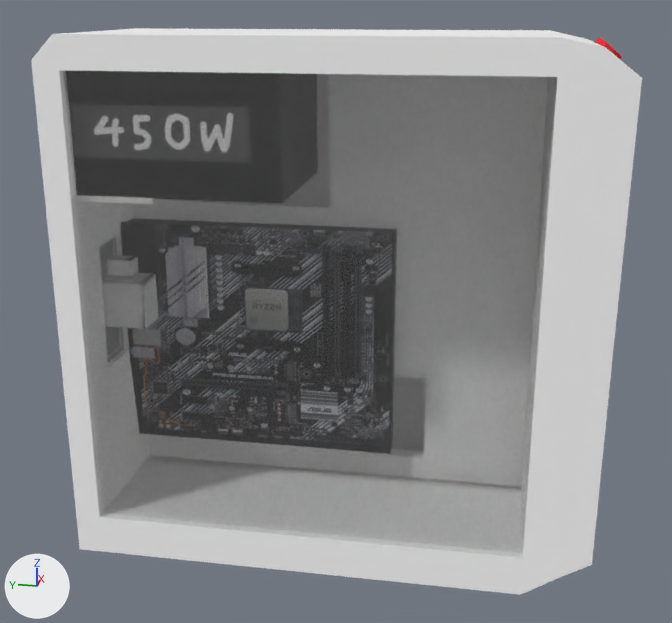
A saved change to the Blender file PC Model/PC.blend.
Rendered twice from a 50 mm lens placed at (-14.21, -1.38, 7.4), pointed at (-0.48, 1.05, 2.79). Every picture has the same lights, and +X, +Y and +Z are marked at lower left.

In view in the first picture: 'Case', 'Cube'.
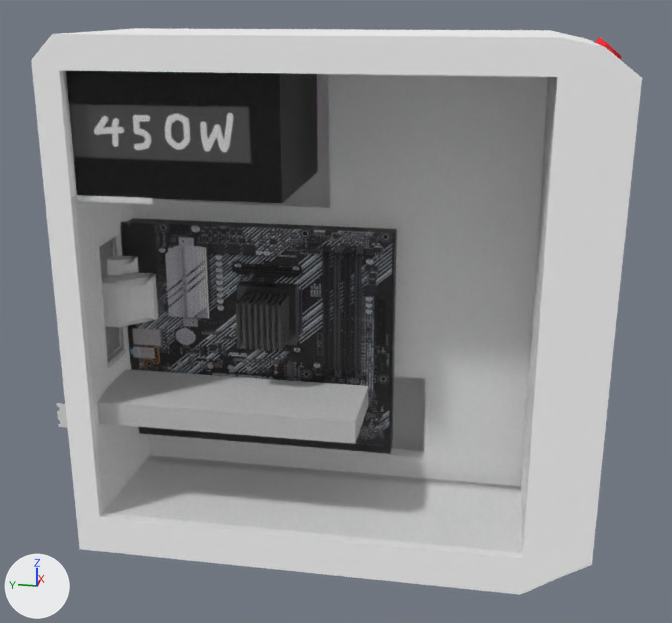
Changed parts and their boxes [x1, y1, x2, y2] in the pictures (672 x 623 px):
```json
{"object": "Cube", "change": "recoloured, surface changed", "before": [62, 71, 553, 558], "after": [62, 71, 553, 558]}
{"object": "Cube.004", "change": "added", "after": [56, 403, 68, 428]}
```

The change, as JSON lines over the scene's bpy script:
```json
{"block": "mat_glass_paen", "where": "n2 = _N.new('ShaderNodeBsdfGlass'); n2.name = 'Glass BSDF'"}
{"op": "set", "path": "n2.inputs[0].default_value", "old": "(0.448, 0.448, 0.448, 0.0)", "new": "(0.053, 0.053, 0.053, 0.0)", "note": "'Color', grey #b3b3b3 -> 'Color', black #414141"}
{"block": "mat_glass_paen", "where": "n3 = _N.new('ShaderNodeMixShader'); n3.name = 'Mix Shader'"}
{"op": "set", "path": "n3.inputs[0].default_value", "old": "0.2", "new": "0.0833", "note": "'Factor'"}
{"op": "add", "block": "me_cube_007", "code": ["me_cube_007 = bpy.data.meshes.new('Cube.007')", "me_cube_007.from_pydata(...)  # 74 vertices, 63 faces; spans x -1.9..0.11, y -2.34..2.32, z -0.26..0.14"]}
{"op": "add", "block": "ob_cube_004", "code": ["ob_cube_004 = bpy.data.objects.new('Cube.004', me_cube_007)", "ob_cube_004.location = (0.0, 2.88, 1.37)"]}
```
